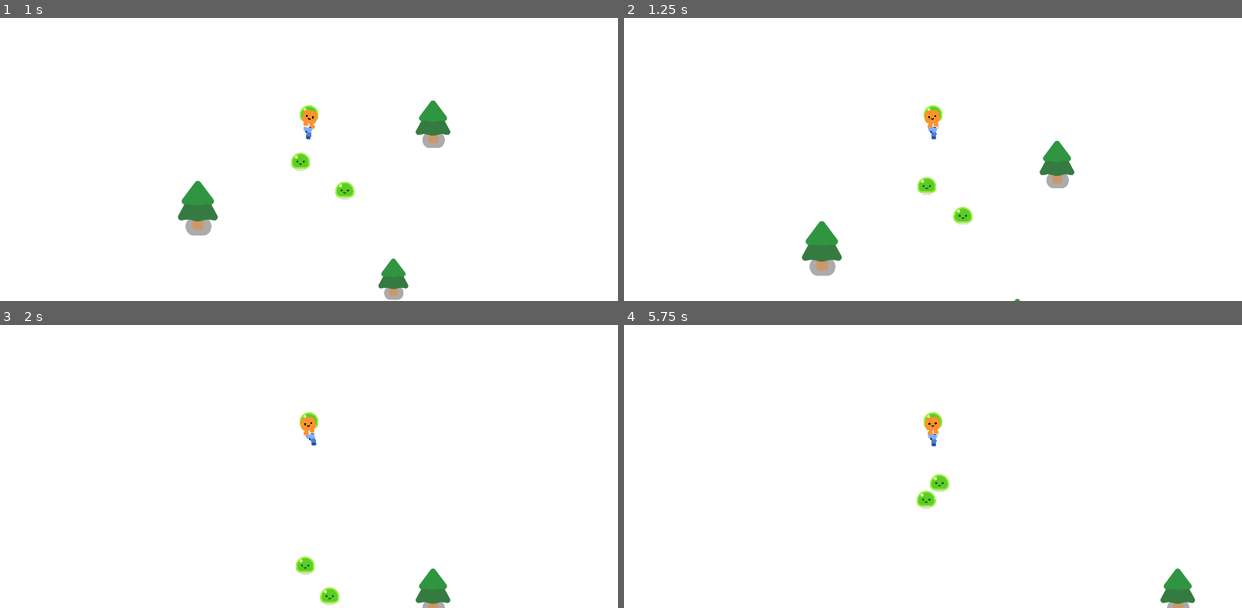
Above: before the commit, frames 1-4 (two rows, left to right).
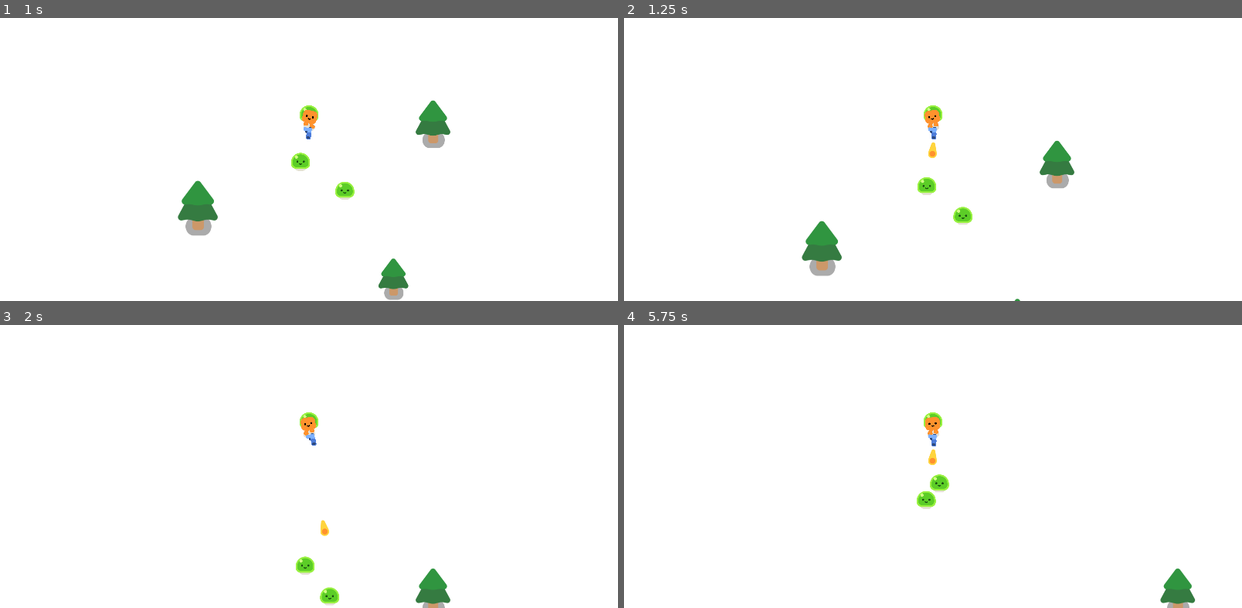
Above: after the commit, the same moments.

Repository: Stilltyde/Godot-4.2-Vampire-Survivors
Game: Godot game, scene res://survivors_game.tscn
The game is run twice, just before and just after one commit, with the same random seed, the same clock (stepped at 60 frames per second) and the same inputs.
Inputs:
- Up to frame 1 (1 s): hold W (move_up) from 0.53 s (still down)
- Up to frame 2 (1.25 s): keep holding W (move_up)
- Up to frame 3 (2 s): keep holding W (move_up)
- Up to frame 4 (5.75 s): release W (move_up) at 2.03 s; hold A (move_left) 2.03-3.53 s; hold S (move_down) 3.53-4.28 s; hold D (move_right) 4.28-5.03 s; hold W (move_up) from 5.03 s (still down)

Frame 1 is identical in both runs. In frame 2, less than 0.1% of the frame differs, in the area x 49-51%, y 43-50%; in frame 3, less than 0.1%; in frame 4, less than 0.1%, in the area x 47-53%, y 43-65%.

Commit message:
shooting done

Diff:
--- /dev/null
+++ b/bullet.gd
@@ -0,0 +1,19 @@
+extends Area2D
+
+var travelled_distance = 0
+
+func _physics_process(delta: float) -> void:
+	const SPEED = 1000
+	const RANGE = 2200
+
+	var direction = Vector2.RIGHT.rotated(rotation)
+	position +=  direction * SPEED * delta
+	travelled_distance += SPEED*delta
+
+	if travelled_distance > RANGE:
+		queue_free()
+
+
+
+func _on_body_entered(body: Node2D) -> void:
+	queue_free()
--- a/gun.gd
+++ b/gun.gd
@@ -5,3 +5,14 @@
 	if enemies_in_range.size() > 0:
 		var target_enemy = enemies_in_range.front()
 		look_at(target_enemy.global_position)
+
+func shoot():
+	const BULLET = preload("res://projectile.tscn")
+	var new_bullet = BULLET.instantiate()
+	new_bullet.global_position = %ShootingPoint.global_position
+	new_bullet.global_rotation = %ShootingPoint.global_rotation
+	%ShootingPoint.add_child(new_bullet)
+
+
+func _on_timer_timeout() -> void:
+	shoot()
--- a/gun.tscn
+++ b/gun.tscn
@@ -15,6 +15,10 @@
 scale = Vector2(0.994658, 0.980501)
 shape = SubResource("CircleShape2D_dk5gl")
 
+[node name="Timer" type="Timer" parent="."]
+wait_time = 0.3
+autostart = true
+
 [node name="WeaponPivot" type="Marker2D" parent="."]
 
 [node name="Pistol" type="Sprite2D" parent="WeaponPivot"]
@@ -22,4 +26,7 @@
 texture = ExtResource("1_vk1bi")
 
 [node name="ShootingPoint" type="Marker2D" parent="WeaponPivot/Pistol"]
+unique_name_in_owner = true
 position = Vector2(26, -10)
+
+[connection signal="timeout" from="Timer" to="." method="_on_timer_timeout"]
--- a/player.gd
+++ b/player.gd
@@ -1,5 +1,6 @@
 extends CharacterBody2D
 
+@warning_ignore("unused_parameter")
 func _physics_process(delta: float) -> void:
 	var direction = Input.get_vector("move_left", "move_right", "move_up", "move_down")
 	velocity  = direction * 500
--- /dev/null
+++ b/projectile.tscn
@@ -0,0 +1,22 @@
+[gd_scene load_steps=4 format=3 uid="uid://daq3d3rpbew6w"]
+
+[ext_resource type="Texture2D" uid="uid://dftkbqwsfd68r" path="res://pistol/projectile.png" id="1_a85iw"]
+[ext_resource type="Script" uid="uid://ctgrhwqmlwosq" path="res://bullet.gd" id="1_qxf0c"]
+
+[sub_resource type="CircleShape2D" id="CircleShape2D_qxf0c"]
+radius = 18.0
+
+[node name="Area2D" type="Area2D"]
+top_level = true
+collision_layer = 0
+collision_mask = 2
+script = ExtResource("1_qxf0c")
+
+[node name="Projectile" type="Sprite2D" parent="."]
+position = Vector2(-11, -1)
+texture = ExtResource("1_a85iw")
+
+[node name="CollisionShape2D" type="CollisionShape2D" parent="."]
+shape = SubResource("CircleShape2D_qxf0c")
+
+[connection signal="body_entered" from="." to="." method="_on_body_entered"]
Not shown, added: bullet.gd.uid
